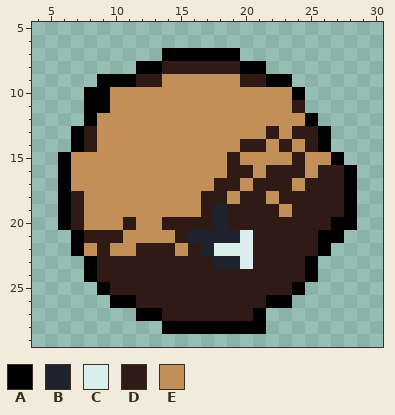
Pixel-art sprite: sprites/asteroid/asteroid_rotate_9.png. Above, as it was before the edit.
The file is 32x32 pixels. Shown: x 4..30, y 5..29.
Palette (. is transparent): A #000000  B #1e222e  C #daefec  D #2f1a16  E #c28f59
Pixels before, first column x 6:
 7 ........AAAAAA.........
 8 ......AADDDDDDAA.......
 9 ...AAADDEEEEEEDDAA.....
10 ..AAEEEEEEEEEEEEEEA....
11 ..AAEEEEEEEEEEEEEED....
12 ..AEEEEEEEEEEEEEEEEA...
13 .ADEEEEEEEEEEEEEDEDDA..
14 .ADEEEEEEEEEEEDDEDEDA..
15 AEEEEEEEEEEEEDEEEEDEEA.
16 AEEEEEEEEEEEEDDEDDDEDDA
17 AEEEEEEEEEEEDDEDDDEDDDA
18 ADEEEEEEEEEDDEDDEDDDDDA
19 ADEEEEEEEEEDBDDDDEDDDDA
20 ADEEEDEEDDDDBDDDDDDDDAA
21 .ADDDEEEEDBBBBCDDDDDAA.
22 .AEDEEDDDEDBCCCDDDDDA..
23 ..ADDDDDDDDDBBCDDDDA...
24 ..ADDDDDDDDDDDDDDDDA...
25 ...ADDDDDDDDDDDDDDA....
26 ....AADDDDDDDDDDAA.....
27 ......AADDDDDDDA.......
28 ........AAAAAAAA.......
After the commit:
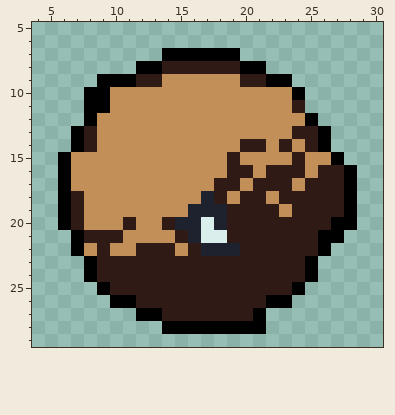
Change:
y 13: x 22 D -> E
y 18: x 17 D -> B
y 19: x 16..17 ED -> BB
y 20: x 15..17 DDD -> BBC
y 21: x 17..20 BBBC -> CCDD
y 22: x 18..20 CCC -> BBD
y 23: x 18..20 BBC -> DDD
Where, in picture pixels (left, top, right, bottom), the same in both pictures:
changed: (266, 126, 279, 139)
changed: (175, 191, 253, 269)
